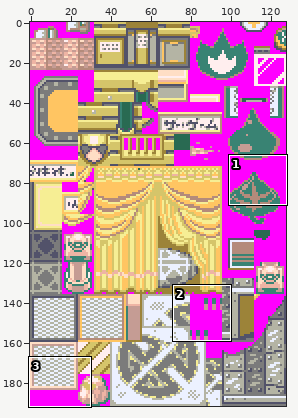
A sprite sheet gets an edit: data/tilesets/secondary/new_fuchsia_gym/tiles.png. Above, an overview of the earlier version with the close-up marked.
Close-up. Earlier state:
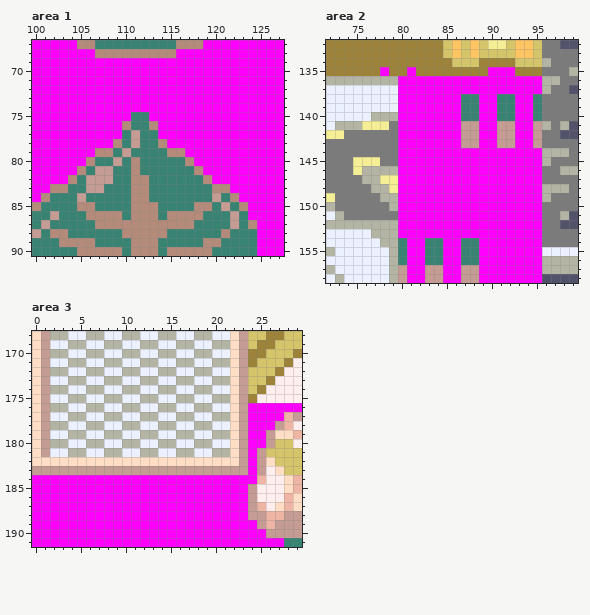
The file is 128x192 pixels. Shown: area 1: x 100..127, y 67..90; area 2: x 72..99, y 132..158; area 3: x 0..29, y 168..191.
The same view after the edit:
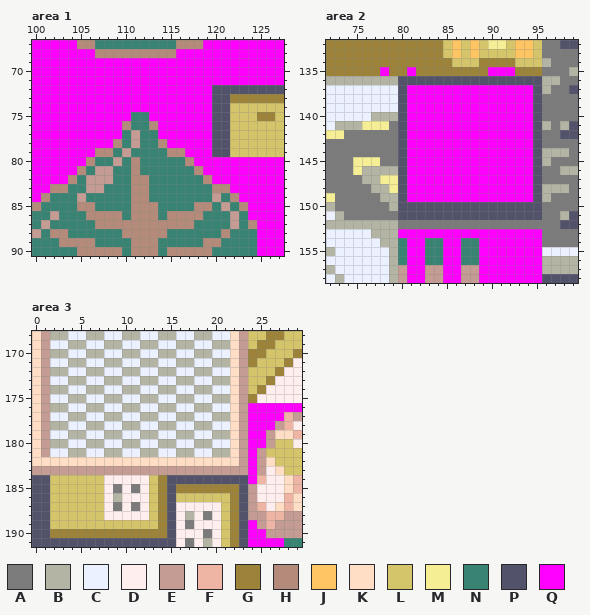
Palette (. is transparent): A #7b7b7b  B #b4b4a4  C #ecf1ff  D #ffeeee  E #c59c94  F #eeb4a4  G #9c8339  H #b48b7b  J #ffc562  K #ffdec5  L #d5c56a  M #f6ee94  N #398373  P #52526a  Q #ff00ff
The exact change:
Area 1:
The edit turns colour Q into colour G in row 73 at x 122 to 127; in row 75 at x 125 to 126.
The edit turns colour Q into colour L in row 74 at x 122 to 127; in row 75 at x 122 to 124 and 127; in rows 76 to 79 at x 122 to 127.
The edit turns colour Q into colour P in row 72 at x 120 to 127; in rows 73 to 79 at x 120 to 121.
Area 2:
The edit turns colour Q into colour A in row 152 at x 80 to 95.
The edit turns colour E into colour P in rows 141 to 143 at x 95.
The edit turns colour N into colour P in rows 138 to 140 at x 95.
The edit turns colour Q into colour P in row 136 at x 80 to 95; in row 137 at x 80 and 95; in rows 138 to 143 at x 80; in rows 144 to 149 at x 80 and 95; in rows 150 to 151 at x 80 to 95.
The edit turns colour E into colour Q in rows 141 to 143 at x 87 to 88 and 91 to 92.
The edit turns colour N into colour Q in rows 138 to 140 at x 87 to 88 and 91 to 92.
Area 3:
The edit turns colour Q into colour A in row 185 at x 9 and 11; in row 187 at x 9 and 11; in row 188 at x 19; in row 189 at x 17; in row 190 at x 19; in row 191 at x 17.
The edit turns colour Q into colour B in row 186 at x 9; in row 188 at x 17; in row 191 at x 19.
The edit turns colour Q into colour D in row 184 at x 8 to 12; in row 185 at x 8, 10 and 12; in row 186 at x 8 and 10 to 12; in row 187 at x 8, 10, 12 and 16 to 20; in row 188 at x 8 to 12, 16, 18 and 20; in row 189 at x 16 and 18 to 20.
The edit turns colour Q into colour D in row 190 at x 16 to 18 and 20; in row 191 at x 16, 18 and 20.
The edit turns colour Q into colour G in row 184 at x 14; in row 185 at x 14 and 16 to 22; in rows 186 to 189 at x 14 and 22; in row 190 at x 2 to 14 and 22; in row 191 at x 22.
The edit turns colour Q into colour L in rows 184 to 185 at x 2 to 7 and 13; in row 186 at x 2 to 7, 13 and 16 to 21; in rows 187 to 188 at x 2 to 7, 13 and 21; in row 189 at x 2 to 13 and 21; in rows 190 to 191 at x 21.
The edit turns colour Q into colour P in row 184 at x 0 to 1 and 15 to 23; in rows 185 to 190 at x 0 to 1, 15 and 23; in row 191 at x 0 to 15 and 23.
Boxes around the changes in both close-ups, in picture pixels (x1, y1, x2, y2):
changed: (212, 85, 284, 157)
changed: (398, 76, 542, 229)
changed: (32, 475, 248, 547)
